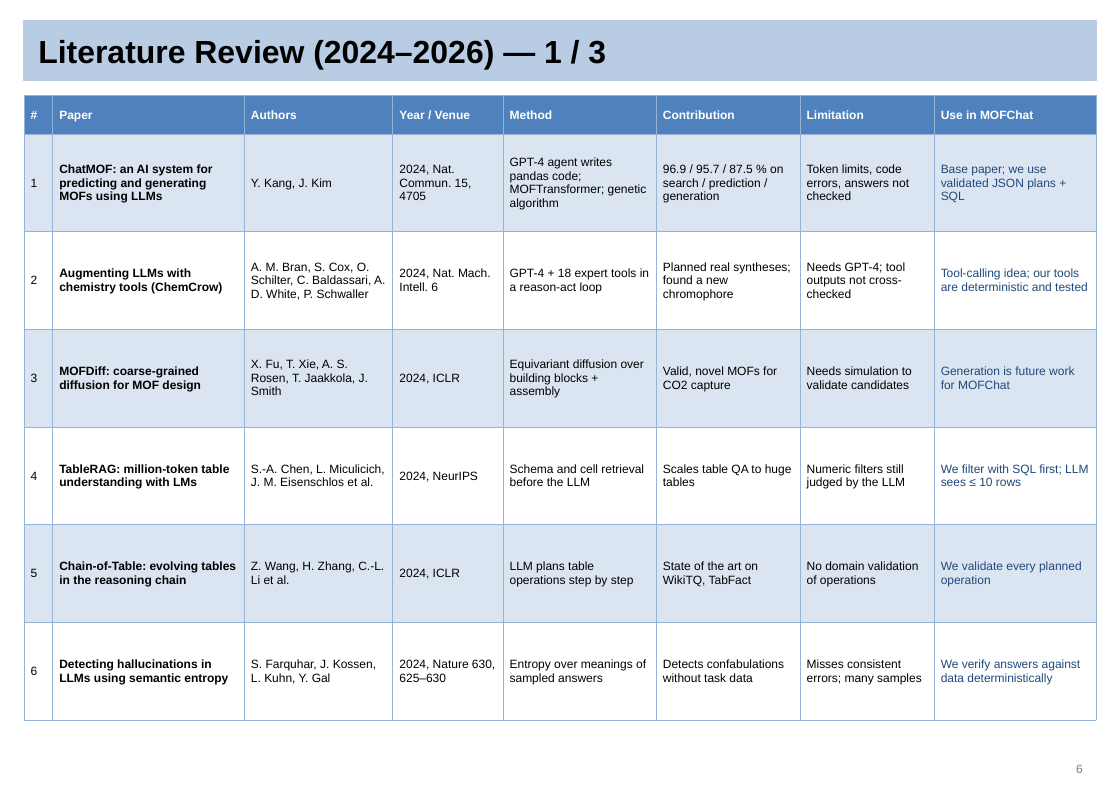
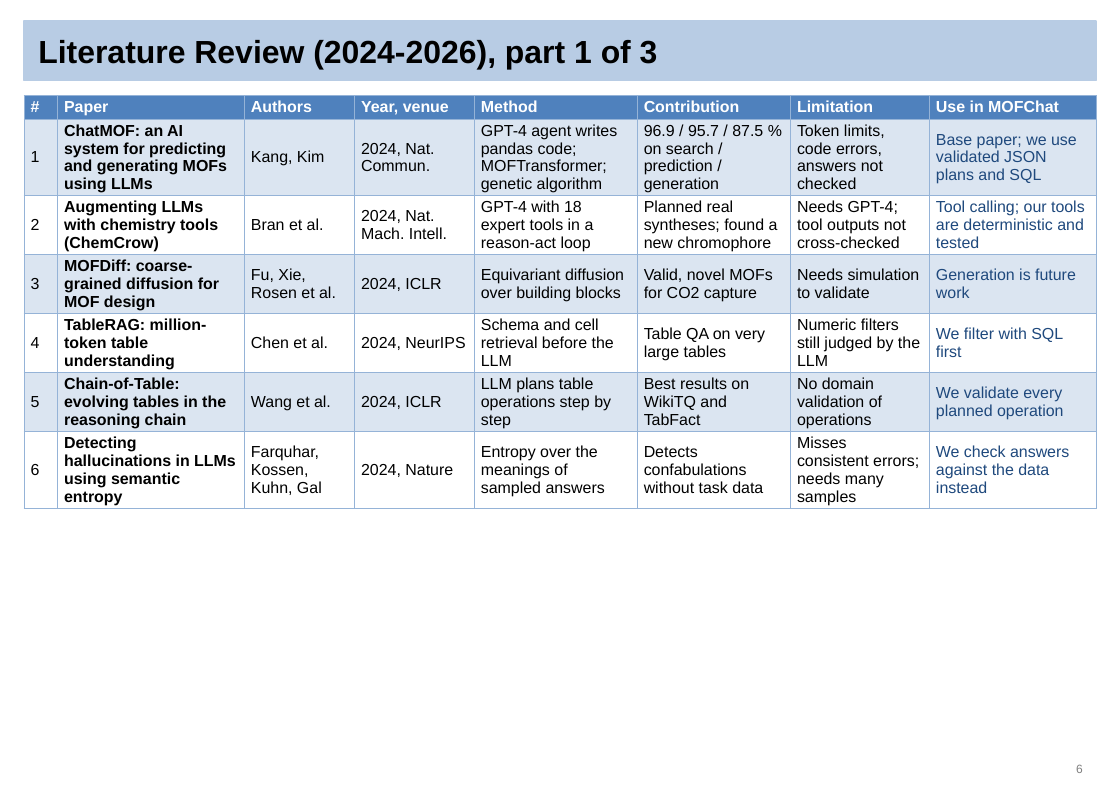
Before and after one commit to Sai-Mohith24/MOFChat-AI-Driven-Material-Recommendation-, a slide deck: slide 6 of reviews/final_review/MOFChat_Final_Review.pptx. Drawn at 1120x792 pixels with LibreOffice and Linux fonts; fonts in the diff are those of the drawing. Boxes give left, top, right and bottom in pixels: in the first picture for what was removed or moved away, otherwise in the second. Text is boxed around its words. In the diff, an @@ line names an element or a change of style, - is before the commit and + after.

```diff
--- a/reviews/final_review/MOFChat_Final_Review.pptx
+++ b/reviews/final_review/MOFChat_Final_Review.pptx
@@ title at (38, 40, 658, 70): text changed @@
-Literature Review (2024–2026) — 1 / 3
+Literature Review (2024-2026), part 1 of 3
@@ table at (24, 96, 1096, 510) @@
-row 1, column 4: Year / Venue
+row 1, column 4: Year, venue
-row 2: 1 | ChatMOF: an AI system for predicting and generating MOFs using LLMs | Y. Kang, J. Kim | 2024, Nat. Commun. 15, 4705 | GPT-4 agent writes pandas code; MOFTransformer; genetic algorithm | 96.9 / 95.7 / 87.5 % on search / prediction / generation | Token limits, code errors, answers not checked | Base paper; we use validated JSON plans + SQL
+row 2: 1 | ChatMOF: an AI system for predicting and generating MOFs using LLMs | Kang, Kim | 2024, Nat. Commun. | GPT-4 agent writes pandas code; MOFTransformer; genetic algorithm | 96.9 / 95.7 / 87.5 % on search / prediction / generation | Token limits, code errors, answers not checked | Base paper; we use validated JSON plans and SQL
-row 3: 2 | Augmenting LLMs with chemistry tools (ChemCrow) | A. M. Bran, S. Cox, O. Schilter, C. Baldassari, A. D. White, P. Schwaller | 2024, Nat. Mach. Intell. 6 | GPT-4 + 18 expert tools in a reason-act loop | Planned real syntheses; found a new chromophore | Needs GPT-4; tool outputs not cross-checked | Tool-calling idea; our tools are deterministic and tested
+row 3: 2 | Augmenting LLMs with chemistry tools (ChemCrow) | Bran et al. | 2024, Nat. Mach. Intell. | GPT-4 with 18 expert tools in a reason-act loop | Planned real syntheses; found a new chromophore | Needs GPT-4; tool outputs not cross-checked | Tool calling; our tools are deterministic and tested
-row 4: 3 | MOFDiff: coarse-grained diffusion for MOF design | X. Fu, T. Xie, A. S. Rosen, T. Jaakkola, J. Smith | 2024, ICLR | Equivariant diffusion over building blocks + assembly | Valid, novel MOFs for CO2 capture | Needs simulation to validate candidates | Generation is future work for MOFChat
+row 4: 3 | MOFDiff: coarse-grained diffusion for MOF design | Fu, Xie, Rosen et al. | 2024, ICLR | Equivariant diffusion over building blocks | Valid, novel MOFs for CO2 capture | Needs simulation to validate | Generation is future work
-row 5: 4 | TableRAG: million-token table understanding with LMs | S.-A. Chen, L. Miculicich, J. M. Eisenschlos et al. | 2024, NeurIPS | Schema and cell retrieval before the LLM | Scales table QA to huge tables | Numeric filters still judged by the LLM | We filter with SQL first; LLM sees ≤ 10 rows
+row 5: 4 | TableRAG: million-token table understanding | Chen et al. | 2024, NeurIPS | Schema and cell retrieval before the LLM | Table QA on very large tables | Numeric filters still judged by the LLM | We filter with SQL first
-row 6, column 3: Z. Wang, H. Zhang, C.-L. Li et al.
+row 6, column 3: Wang et al.
-row 6, column 6: State of the art on WikiTQ, TabFact
+row 6, column 6: Best results on WikiTQ and TabFact
-row 7: 6 | Detecting hallucinations in LLMs using semantic entropy | S. Farquhar, J. Kossen, L. Kuhn, Y. Gal | 2024, Nature 630, 625–630 | Entropy over meanings of sampled answers | Detects confabulations without task data | Misses consistent errors; many samples | We verify answers against data deterministically
+row 7: 6 | Detecting hallucinations in LLMs using semantic entropy | Farquhar, Kossen, Kuhn, Gal | 2024, Nature | Entropy over the meanings of sampled answers | Detects confabulations without task data | Misses consistent errors; needs many samples | We check answers against the data instead
@@ size 9 to 12 pt in "#", "Paper", "Authors", "Method" and 29 more places @@
```
Also in this commit, not shown: 33 other slides changed, 2 slides added, 1 slide removed, 3 other files.
